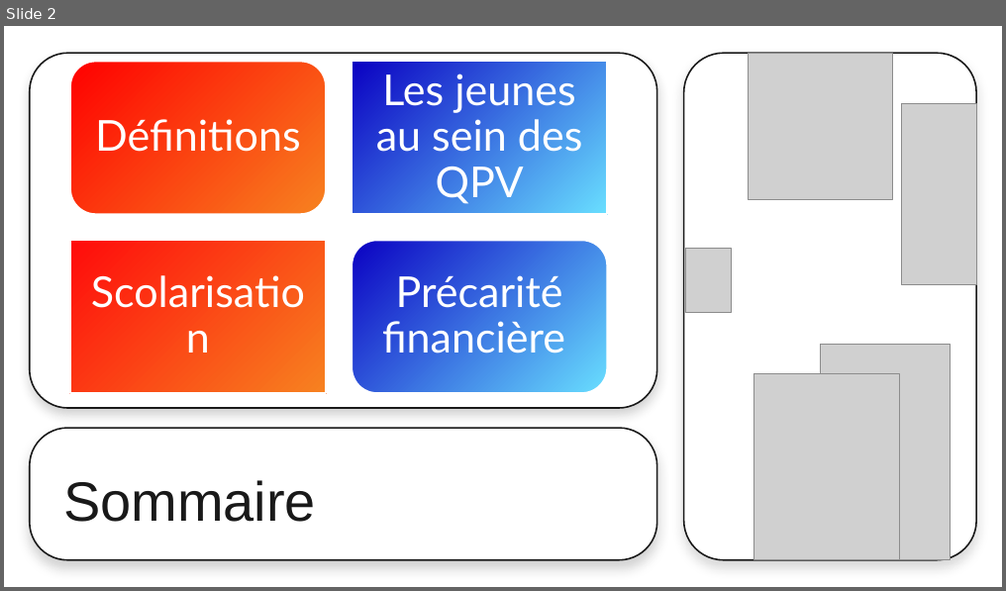
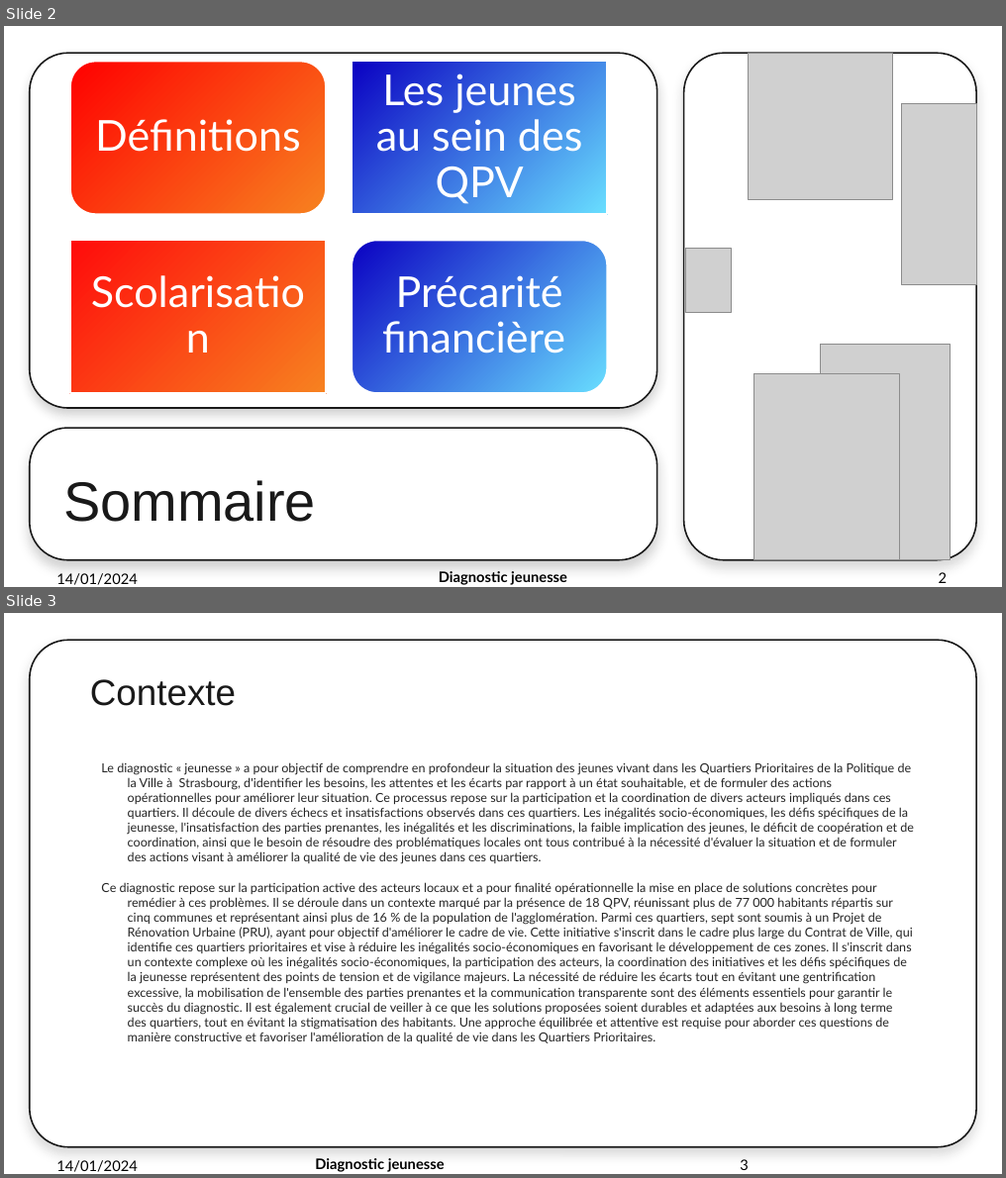
Before and after one commit to thibaud-ritzenthaler/diagnostic-de-territoire-M2, a slide deck: render/EurometropoleQPV.pptx. Shown one above the other, each under a label of ours: slide 2 before the commit, slides 2 and 3 after it. The pictures are 1006x591 and 1006x1178 pixels, drawn with LibreOffice and Linux fonts; fonts in the diff are those of the drawing; grey boxes stand for pictures; background and template pictures are left out. Boxes give left, top, right and bottom in pixels: in the first picture for what was removed or moved away, otherwise in the second. Text is boxed around its words. In the diff, an @@ line names an element or a change of style, - is before the commit and + after.

```diff
--- a/render/EurometropoleQPV.pptx
+++ b/render/EurometropoleQPV.pptx
@@ slide 3 added at [4, 613, 1002, 1174], background #FFFFFF @@
@@ rounded rectangle added at [30, 640, 976, 1148], fill #FFFFFF, outline #191919 1.5 pt @@
@@ title added at [90, 679, 236, 706], 35 pt, text #191919 @@
+Contexte
@@ subtitle added at [101, 762, 914, 1044], 12 pt, text #252525 @@
+Le diagnostic « jeunesse » a pour objectif de comprendre en profondeur la situation des jeunes vivant dans les Quartiers Prioritaires de la Politique de la Ville à Strasbourg, d'identifier les besoins, les attentes et les écarts par rapport à un état souhaitable, et de formuler des actions opérationnelles pour améliorer leur situation. Ce processus repose sur la participation et la coordination de divers acteurs impliqués dans ces quartiers. Il découle de divers échecs et insatisfactions observés dans ces quartiers. Les inégalités socio-économiques, les défis spécifiques de la jeunesse, l'insatisfaction des parties prenantes, les inégalités et les discriminations, la faible implication des jeunes, le déficit de coopération et de coordination, ainsi que le besoin de résoudre des problématiques locales ont tous contribué à la nécessité d'évaluer la situation et de formuler des actions visant à améliorer la qualité de vie des jeunes dans ces quartiers.
+Ce diagnostic repose sur la participation active des acteurs locaux et a pour finalité opérationnelle la mise en place de solutions concrètes pour remédier à ces problèmes. Il se déroule dans un contexte marqué par la présence de 18 QPV, réunissant plus de 77 000 habitants répartis sur cinq communes et représentant ainsi plus de 16 % de la population de l'agglomération. Parmi ces quartiers, sept sont soumis à un Projet de Rénovation Urbaine (PRU), ayant pour objectif d'améliorer le cadre de vie. Cette initiative s'inscrit dans le cadre plus large du Contrat de Ville, qui identifie ces quartiers prioritaires et vise à réduire les inégalités socio-économiques en favorisant le développement de ces zones. Il s'inscrit dans un contexte complexe où les inégalités socio-économiques, la participation des acteurs, la coordination des initiatives et les défis spécifiques de la jeunesse représentent des points de tension et de vigilance majeurs. La nécessité de réduire les écarts tout en évitant une gentrification excessive, la mobilisation de l'ensemble des parties prenantes et la communication transparente sont des éléments essentiels pour garantir le succès du diagnostic. Il est également crucial de veiller à ce que les solutions proposées soient durables et adaptées aux besoins à long terme des quartiers, tout en évitant la stigmatisation des habitants. Une approche équilibrée et attentive est requise pour aborder ces questions de manière constructive et favoriser l'amélioration de la qualité de vie dans les Quartiers Prioritaires.
@@ text added at [56, 1160, 138, 1172], 14 pt, text #000000 @@
+14/01/2024
@@ text added at [315, 1158, 445, 1172], 14 pt, text #000000, bold @@
+Diagnostic jeunesse
@@ page number added at [740, 1159, 748, 1170], 14 pt, text #000000 @@
+3
@@ slide 2 changed as well @@
@@ text added at [56, 573, 138, 585], 14 pt, text #000000 @@
+14/01/2024
@@ text added at [439, 571, 567, 585], 14 pt, text #000000, bold @@
+Diagnostic jeunesse
@@ page number added at [939, 572, 947, 583], 14 pt, text #000000 @@
+2
```
Also in this commit, not shown: 5 other slides changed, 13 other slides added, 3 slides removed, 8 other files.
